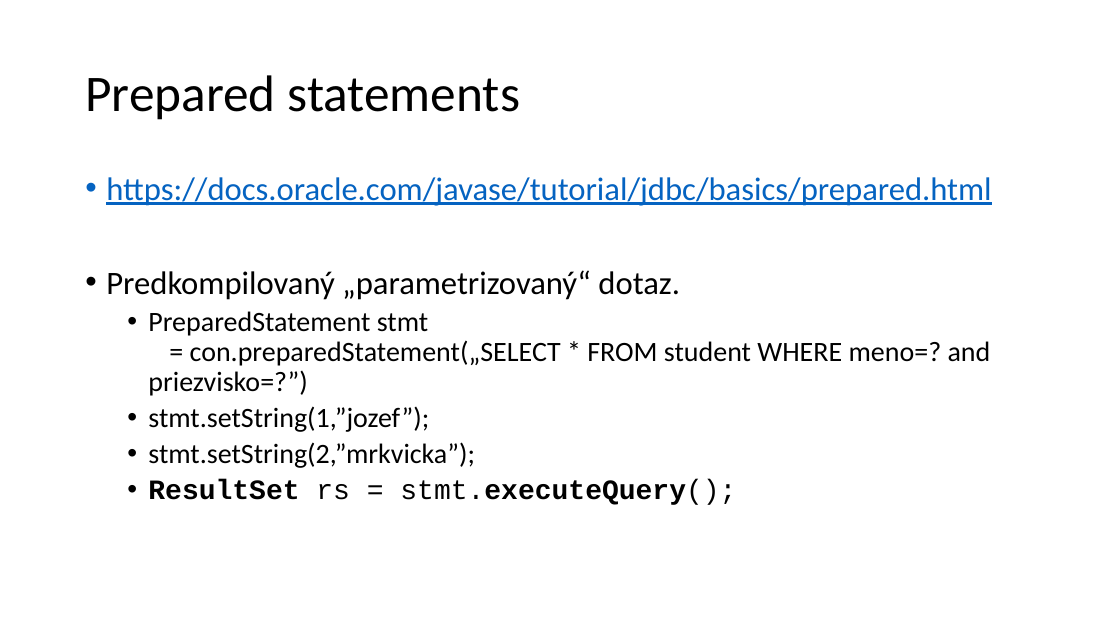
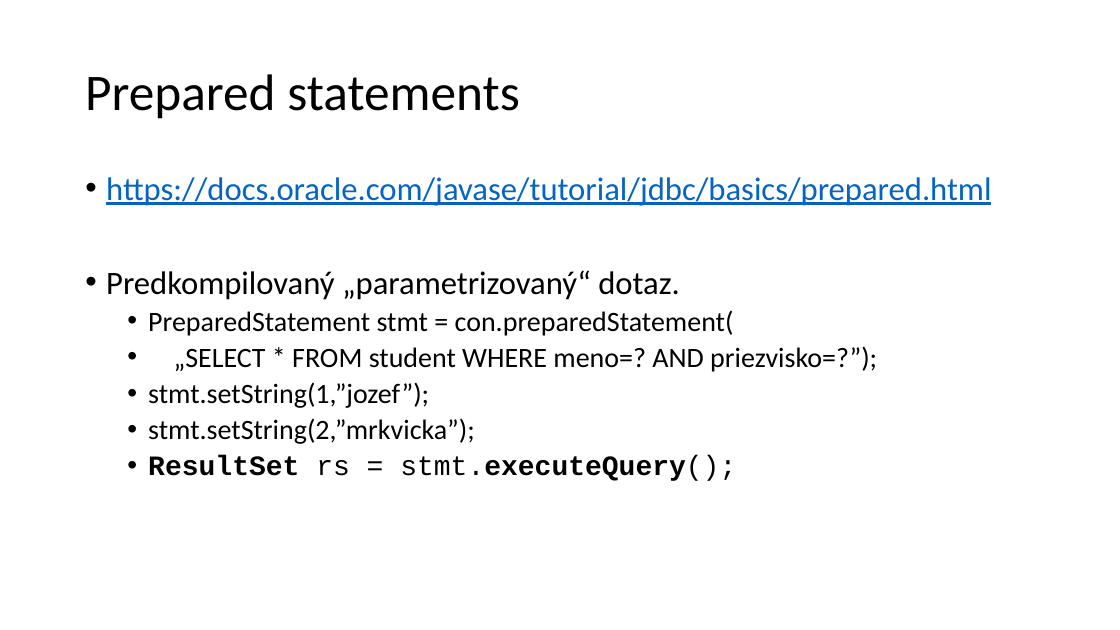
Before and after one commit to janmazak/db_praktikum, a slide deck: slide 10 of materialy/10/java.pptx (slide 12 before the commit). Drawn at 1120x630 pixels with LibreOffice and Linux fonts; fonts in the diff are those of the drawing. Boxes give left, top, right and bottom in pixels: in the first picture for what was removed or moved away, otherwise in the second. Text is boxed around its words. In the diff, an @@ line names an element or a change of style, - is before the commit and + after.

```diff
--- a/materialy/10/java.pptx
+++ b/materialy/10/java.pptx
@@ text at (x1=148, y1=310, x2=877, y2=372): text changed @@
-  • PreparedStatement stmt
-    = con.preparedStatement(„SELECT * FROM student WHERE meno=? and priezvisko=?”)
+  • PreparedStatement stmt = con.preparedStatement(
+  • „SELECT * FROM student WHERE meno=? AND priezvisko=?”);
```
Also in this commit, not shown: 7 other slides changed, 1 slide added, 3 slides removed, 6 other files.
